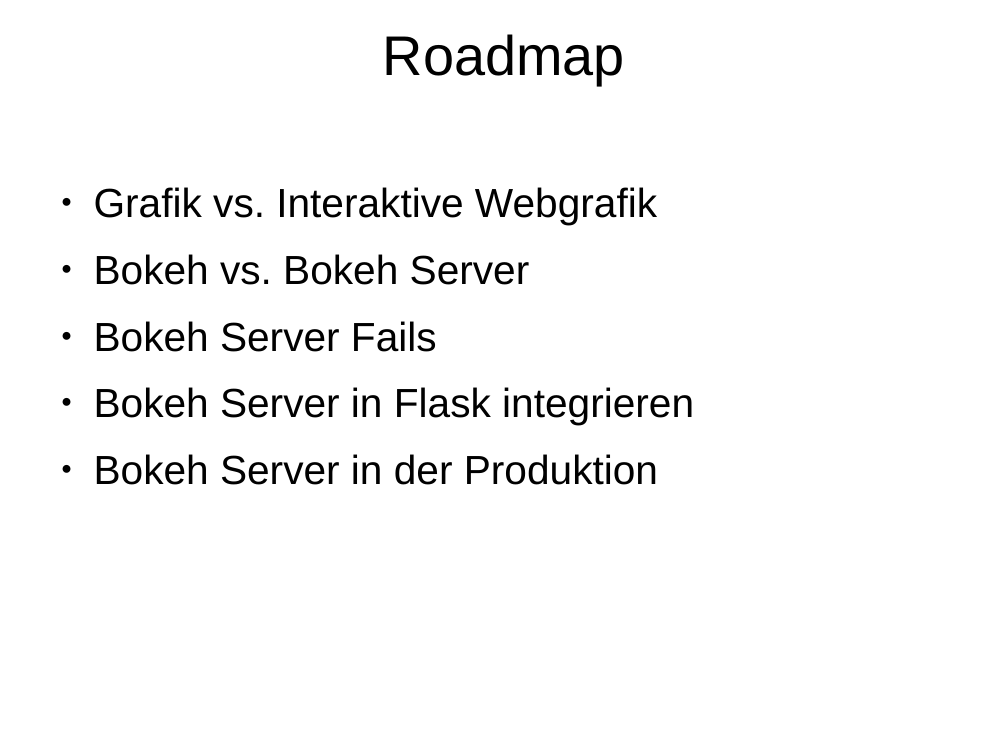
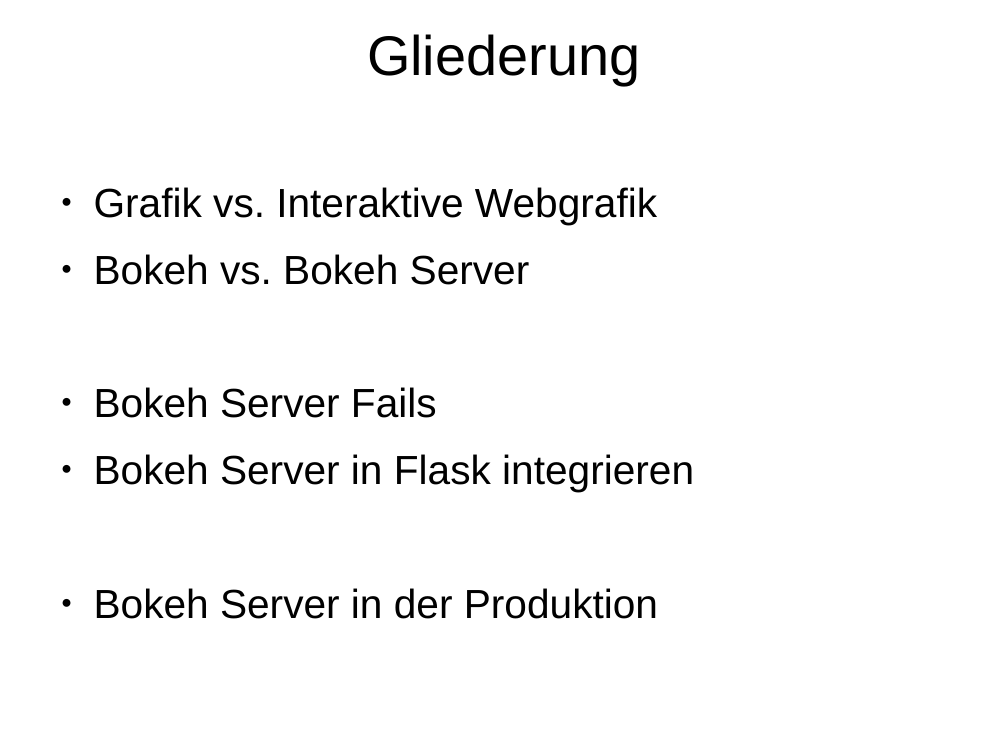
Before and after one commit to Inqbus/python_summit, a slide deck: slide 3 of vortrag/bokeh_sandra.odp. Drawn at 1008x756 pixels with LibreOffice and Linux fonts; fonts in the diff are those of the drawing. Boxes give left, top, right and bottom in pixels: in the first picture for what was removed or moved away, otherwise in the second. Text is boxed around its words. In the diff, an @@ line names an element or a change of style, - is before the commit and + after.

```diff
--- a/vortrag/bokeh_sandra.odp
+++ b/vortrag/bokeh_sandra.odp
@@ title at (367,34,640,85): text changed @@
-Roadmap
+Gliederung
@@ text "Grafik vs. Interaktive Webgrafik" rewrapped from (94,187,694,485) to (94,187,694,619) @@
```
Also in this commit, not shown: 10 other slides changed, 1 slide added, 1 slide removed.
